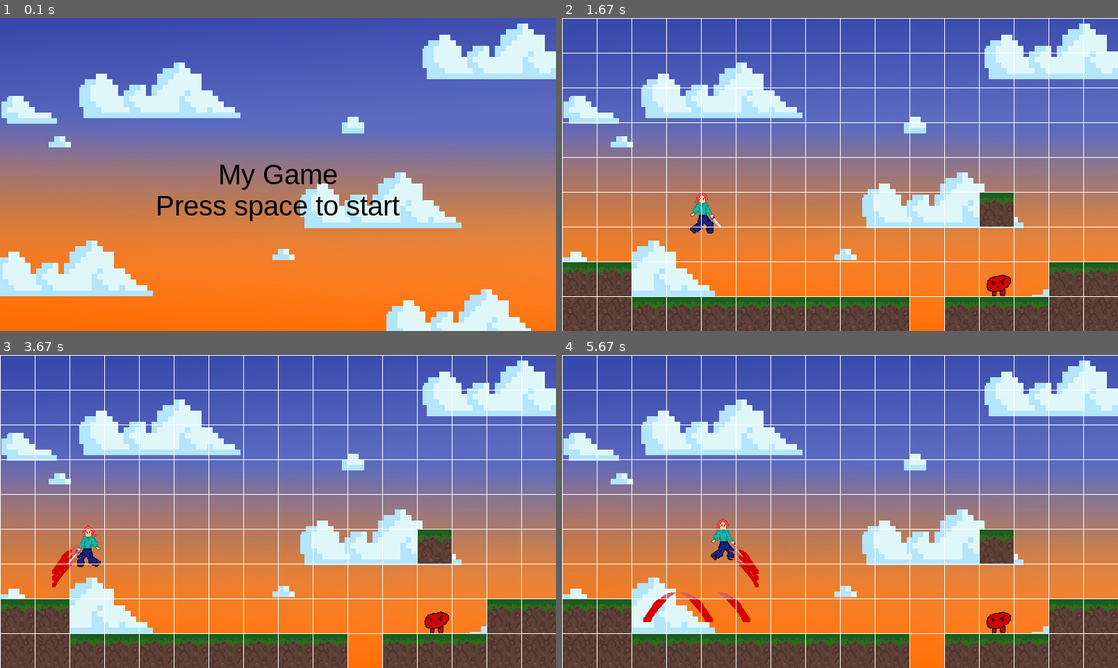
Above: before the commit, frames 1-4 (two rows, left to right).
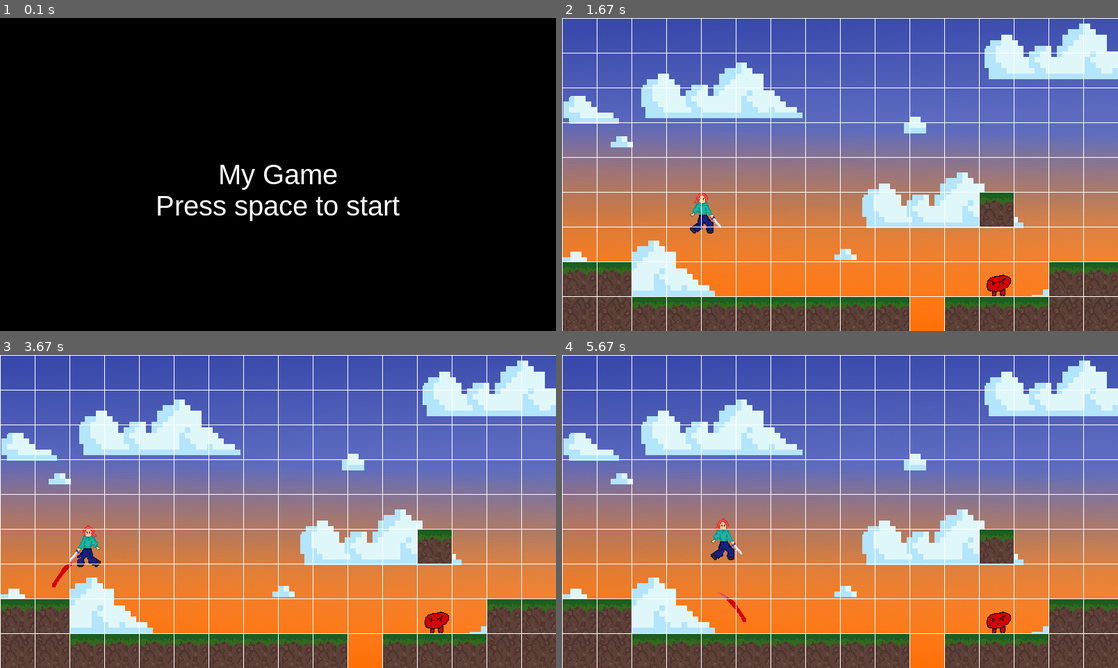
Above: after the commit, the same moments.

Repository: chadzinska/pygame_1
Game: pygame game, started from main.py
Two runs of this game, one before a commit and one after it. Both use one fixed random seed, a clock stepped at 60 frames per second and the inputs below.
Inputs:
- Up to frame 1 (0.1 s): no input
- Up to frame 2 (1.67 s): tap Space at 0.33 s; tap Z at 0.67 s; hold Right 1-1.47 s; hold Up from 1.5 s (still down)
- Up to frame 3 (3.67 s): release Up at 1.8 s; hold Right 1.83-2.3 s; hold Left 2.33-2.87 s; hold Left 2.9-3.3 s; hold Up from 3.33 s (still down); tap Space at 3.4 s
- Up to frame 4 (5.67 s): release Up at 3.7 s; hold Right 3.73-4.37 s; tap Space at 3.8, 4.1, 4.47, 4.77, 4.97, 5.27, 5.47 s; hold Left 4.4-4.87 s; hold Right 4.9-5.37 s; hold Up from 5.4 s (still down)

The runs differ from the first frame. In frame 1, 100% of the frame differs, in the area x 0-100%, y 0-100%; in frame 2, nothing differs; in frame 3, 0.1%; in frame 4, 0.6%.

Commit message:
player attack pretty much finished

Diff:
--- a/main.py
+++ b/main.py
@@ -42,13 +42,13 @@
         self.autocounter = 0
 
     def debug_manual(self):
-        print(player.rect.x)
+        print("whatever you want to check")
 
     def debug_auto(self):
         if self.autocounter < self.rate:
                 self.autocounter += 1
         else:
-            print(player.rect.y, SCREEN_HEIGHT)
+            print("whatever you want to check")
             self.autocounter = 0
 
     def update(self, pressed_keys):
@@ -57,7 +57,7 @@
         if pressed_keys[K_z] and self.man_enabled == True:
             self.debug_manual()
 
-debugger = Debugger(False, False)
+debugger = Debugger(True, False)
 
 
 class World():
@@ -122,7 +122,7 @@
         # animation variables
         self.images_right = []
         self.images_left = []
-        self.animation_speed = 5 #lower is faster
+        self.animation_speed = 15
         self.index = 0
         self.walk_counter = 0
         self.direction = 1
@@ -151,7 +151,6 @@
         self.width = self.surf.get_width()
         self.height = self.surf.get_height()
 
-
     def update(self, pressed_keys):
         dx = 0
         dy = 0
@@ -171,7 +170,7 @@
             self.direction = 1
 
         if pressed_keys[K_SPACE]:
-            attack = Attack(player.rect.x, player.rect.y, player.direction)
+            self.attack()
 
         if not pressed_keys[K_RIGHT] and not pressed_keys[K_LEFT] and not pressed_keys[K_UP]:
             # if not moving sets animation frame to 0
@@ -210,14 +209,6 @@
                     ''' note to self for future
                     use elif if you don't want the second condition to execute immediately after the first
                     '''
-        if self.rect.x <= 0:
-            self.rect.x = 0
-        if self.rect.x >= SCREEN_WIDTH - self.width:
-            self.rect.x = SCREEN_WIDTH - self.width
-        global game_state # has to be declared as global here for some reason
-        if self.rect.y > SCREEN_HEIGHT:
-            self.kill()
-            game_state = 'game-over'
 
         self.rect.x += dx
         self.rect.y += dy
@@ -237,6 +228,11 @@
             self.jumping = True
             self.yvelocity = -self.jump_velocity
 
+    def attack(self): # https://www.w3schools.com/python/ref_func_isinstance.asp
+        if not self.attacking:
+            attack = Attack(player.rect.x, player.rect.y, player.direction)
+            self.attacking = True
+
 
 class Attack(pygame.sprite.Sprite):
 
@@ -244,7 +240,7 @@
         super(Attack, self).__init__()
         self.direction = direction
         all_sprites.add(self)
-        self.timetolive = 60 # how long the attack will exist before disappearing
+        self.timetolive = 30 # how long the attack will exist before disappearing
         self.timealive = 0
         # Make the attack face the same way as the player
         if self.direction == 1:
@@ -264,6 +260,7 @@
             screen.blit(self.image, (self.rect.x, self.rect.y))
         else:
             all_sprites.remove(self)
+            player.attacking = False # Spaghetti code here, accessing and changing an attribute of a different class, don't think it's too much of a problem since Player and Attack are so closely connected
 
     def collide(self):
         pass
@@ -271,10 +268,10 @@
 
 class StartMenu():
     def __init__(self):
-        screen.blit(pygame.transform.scale(background_image, (SCREEN_WIDTH, SCREEN_HEIGHT)), (0, 0))
+        screen.fill((0, 0, 0))
         font = pygame.font.SysFont('arial', 40)
-        title = font.render('My Game', True, (0,0,0))
-        start_button = font.render('Press space to start', True, (0,0,0))
+        title = font.render('My Game', True, (255, 255, 255))
+        start_button = font.render('Press space to start', True, (255, 255, 255))
         screen.blit(title, (SCREEN_WIDTH/2 - title.get_width()/2, SCREEN_HEIGHT/2 - title.get_height()/2))
         screen.blit(start_button, (SCREEN_WIDTH/2 - start_button.get_width()/2, SCREEN_HEIGHT/2 + start_button.get_height()/2))
         pygame.display.update()
@@ -289,6 +286,7 @@
         screen.blit(start_button, (SCREEN_WIDTH/2 - start_button.get_width()/2, SCREEN_HEIGHT/2 + start_button.get_height()/2))
         pygame.display.update()
 
+player = Player(100, 200)
 
 all_sprites = pygame.sprite.Group() # A container class to hold and manage multiple Sprite objects. https://www.pygame.org/docs/ref/sprite.html#pygame.sprite.Group
 
@@ -299,6 +297,7 @@
 running = True
 
 while running:
+
     if game_state == 'start':
         StartMenu()
         for event in pygame.event.get():
@@ -308,13 +307,14 @@
                     running = False
 
                 if event.key == K_SPACE:
-                    player = Player(100, 200)
                     game_state = 'game'
 
             if event.type == QUIT:
                 running = False
 
-    elif game_state == 'game-over':
+    if game_state == 'game-over':
+        # there's currently no way for game state to be set to game over - once we add dying
+        # it will take you here
         GameOverMenu()
         for event in pygame.event.get():
             if event.type == KEYDOWN:
@@ -325,13 +325,12 @@
                     game_state = 'start'
 
                 if event.key == K_r:
-                    player = Player(100, 200)
                     game_state = 'game'
 
             if event.type == QUIT:
                 running = False
 
-    elif game_state == 'game':
+    if game_state == 'game':
         screen.blit(pygame.transform.scale(background_image, (SCREEN_WIDTH, SCREEN_HEIGHT)), (0, 0))
 
         for event in pygame.event.get():
